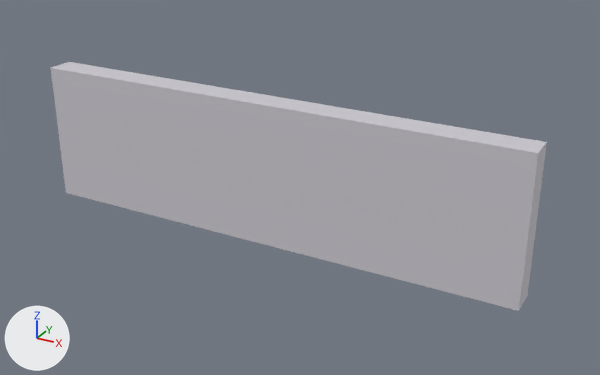
The OBJ model ADF/Phantoms/ring_wire_env/low_res/base.OBJ as it was, and as the next commit left it.
Camera for both pictures: a 50 mm camera at (0.0766, -0.115, 0.0533) aimed at (0.0122, 0.0022, -0.0052). Every picture has the same lights, and +X, +Y and +Z are marked at lower left. The first picture is the older version. Where no turn or scale is listed for an object, it has been applied to the vertices.

Objects in the first picture: 'base'.
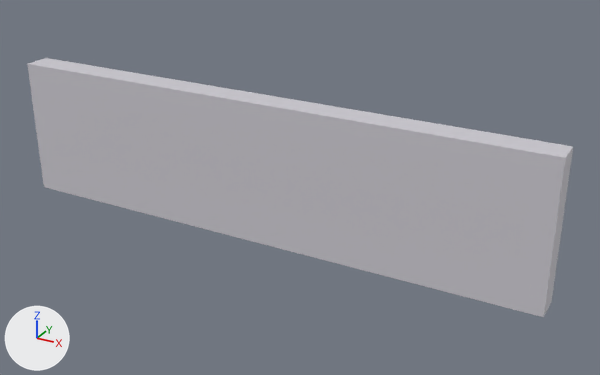
The change, as a list of edits to the scene's bpy script:
```text
Change me_base:
    used by ob_base; location = (0.0, 0.0, 0.0)
    remove me_base.from_pydata(...)  # 48 vertices, 46 faces; spans x -0.0394..0.0532, y -0.0025..0.0025, z -0.0155..0.0105
    add me_base.from_pydata(...)  # 72 vertices, 70 faces; spans x -0.0455..0.057, y -0.0025..0.0025, z -0.0155..0.0105
    me_base part 1
    2 faces are deleted
    6 new vertices lie (-0.0018, 0.0, 0.0) away from vertices in x -0.0394, y -0.0025..0.0025, z -0.0155..0.0105
    6 new vertices lie (-0.0043, 0.0, 0.0) away from vertices in x -0.0412, y -0.0025..0.0025, z -0.0155..0.0105
    14 new faces join them
    me_base part 2
    2 faces are deleted
    6 new vertices lie (0.0012, 0.0, 0.0) away from vertices in x 0.0532, y -0.0025..0.0025, z -0.0155..0.0105
    6 new vertices lie (0.0026, 0.0, 0.0) away from vertices in x 0.0544, y -0.0025..0.0025, z -0.0155..0.0105
    14 new faces join them
```

What differs and where, as boxes (x1, y1, x2, y2) in the pictures (600 x 375 px):
'base', reshaped (10% wider): before (51, 62, 547, 311); after (27, 58, 573, 317)
part 1 of me_base, built on: after (27, 58, 68, 193)
part 2 of me_base, built on: before (519, 143, 547, 310); after (519, 142, 573, 317)
